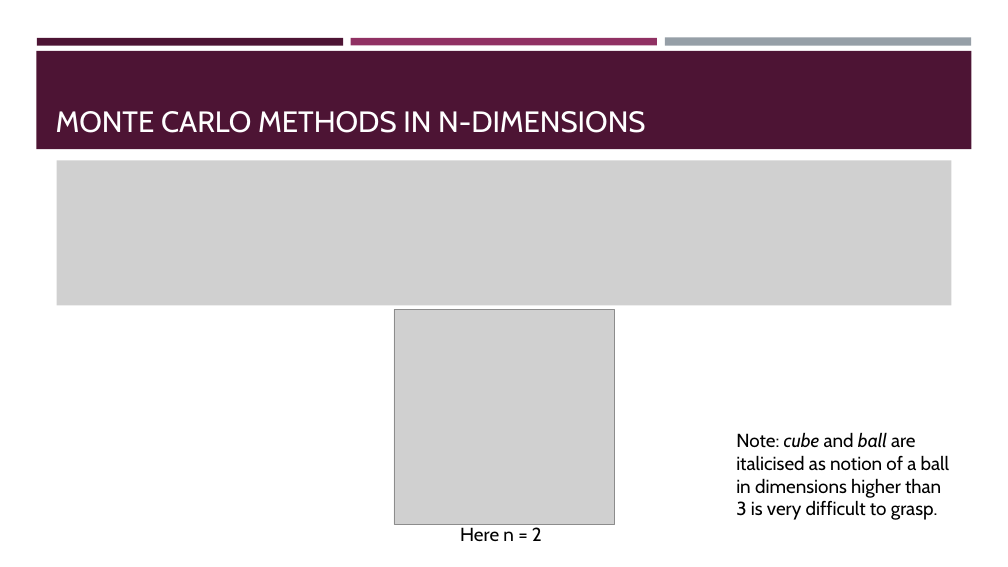
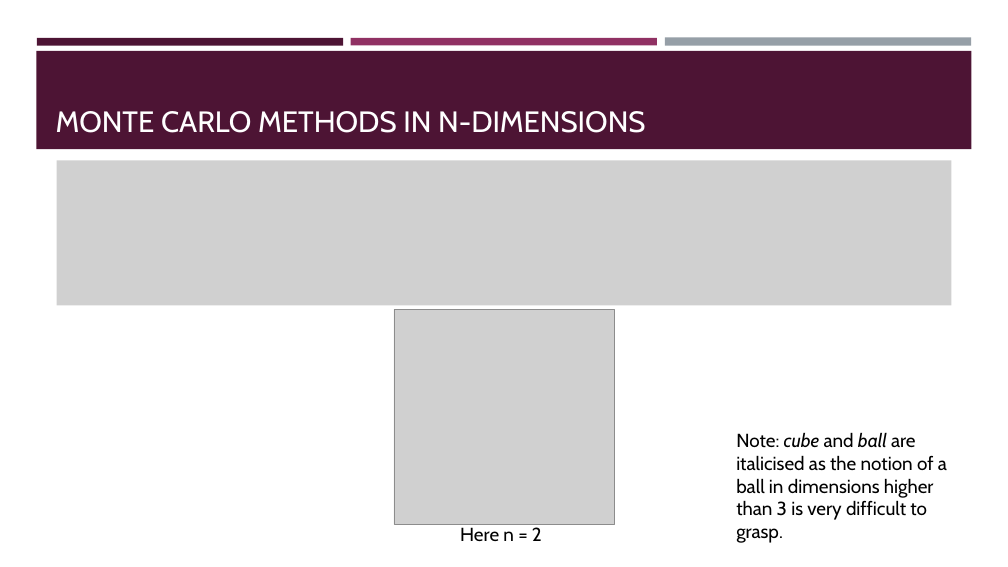
Before and after one commit to eoiniritium/jateb-course-work, a slide deck: slide 13 of presentation.pptx. Drawn at 1008x567 pixels with LibreOffice and Linux fonts; fonts in the diff are those of the drawing; grey boxes stand for pictures. Boxes give left, top, right and bottom in pixels: in the first picture for what was removed or moved away, otherwise in the second. Text is boxed around its words. In the diff, an @@ line names an element or a change of style, - is before the commit and + after.

```diff
--- a/presentation.pptx
+++ b/presentation.pptx
@@ text at bbox=[736, 432, 947, 543]: text changed @@
-Note: cube and ball are italicised as notion of a ball in dimensions higher than 3 is very difficult to grasp.
+Note: cube and ball are italicised as the notion of a ball in dimensions higher than 3 is very difficult to grasp.
```
Also in this commit, not shown: 5 other slides changed.
